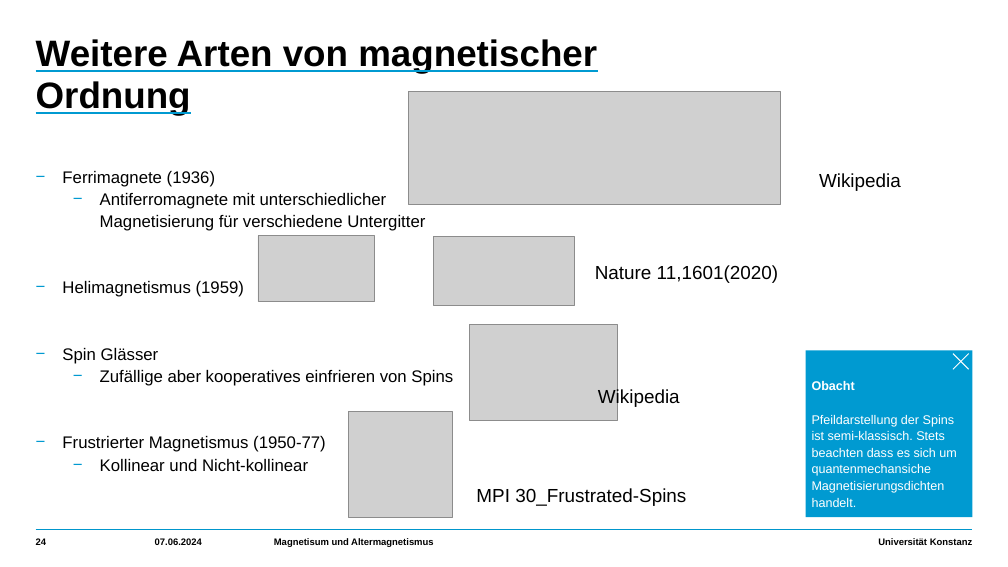
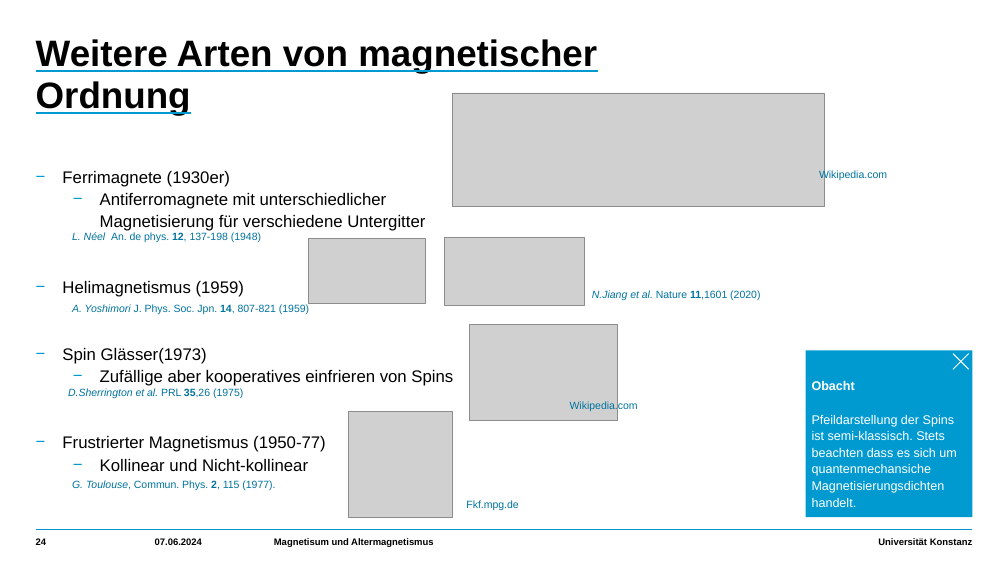
Before and after one commit to HolykingJulex/EstimateSeminar, a slide deck: slide 24 of Vortrag.pptx. Drawn at 1008x567 pixels with LibreOffice and Linux fonts; fonts in the diff are those of the drawing; grey boxes stand for pictures. Boxes give left, top, right and bottom in pixels: in the first picture for what was removed or moved away, otherwise in the second. Text is boxed around its words. In the diff, an @@ line names an element or a change of style, - is before the commit and + after.

```diff
--- a/Vortrag.pptx
+++ b/Vortrag.pptx
@@ picture: place and size @@
-picture at (409, 91, 781, 205)
+picture at (452, 93, 824, 206)
@@ text at (62, 171, 230, 187): text changed @@
-    − Ferrimagnete (1936)
+    − Ferrimagnete (1930er)
@@ text at (819, 170, 887, 181): text changed; size 18 to 10 pt; text colour #000000 to #00739D @@
-Wikipedia
+Wikipedia.com
@@ text added at (72, 232, 261, 242), 10 pt, text #00739D @@
+L. Néel An. de phys. 12, 137-198 (1948)
@@ picture: place and size @@
-picture at (258, 236, 374, 302)
+picture at (309, 238, 425, 304)
@@ picture: place and size @@
-picture at (434, 237, 575, 306)
+picture at (444, 237, 585, 306)
@@ text at (592, 290, 760, 300): text changed; size 18 to 10 pt; text colour #000000 to #00739D @@
-Nature 11,1601(2020)
+N.Jiang et al. Nature 11,1601 (2020)
@@ text added at (72, 304, 309, 314), 10 pt, text #00739D @@
+A. Yoshimori J. Phys. Soc. Jpn. 14, 807-821 (1959)
@@ text at (62, 348, 207, 364): text changed @@
-    − Spin Glässer
+    − Spin Glässer(1973)
@@ text added at (68, 388, 243, 398), 10 pt, text #00739D, italic @@
+D.Sherrington et al. PRL 35,26 (1975)
@@ text at (570, 401, 638, 412): text changed; size 18 to 10 pt; text colour #000000 to #00739D @@
-Wikipedia
+Wikipedia.com
@@ text added at (72, 480, 275, 490), 10 pt, text #00739D @@
+G. Toulouse, Commun. Phys. 2, 115 (1977).
@@ text added at (466, 500, 518, 510), 10 pt, text #00739D @@
+Fkf.mpg.de
@@ text removed at (476, 488, 686, 506) @@
-MPI 30_Frustrated-Spins
```
Also in this commit, not shown: 16 other slides changed, 2 slides added, 10 slides removed, 7 other files.
